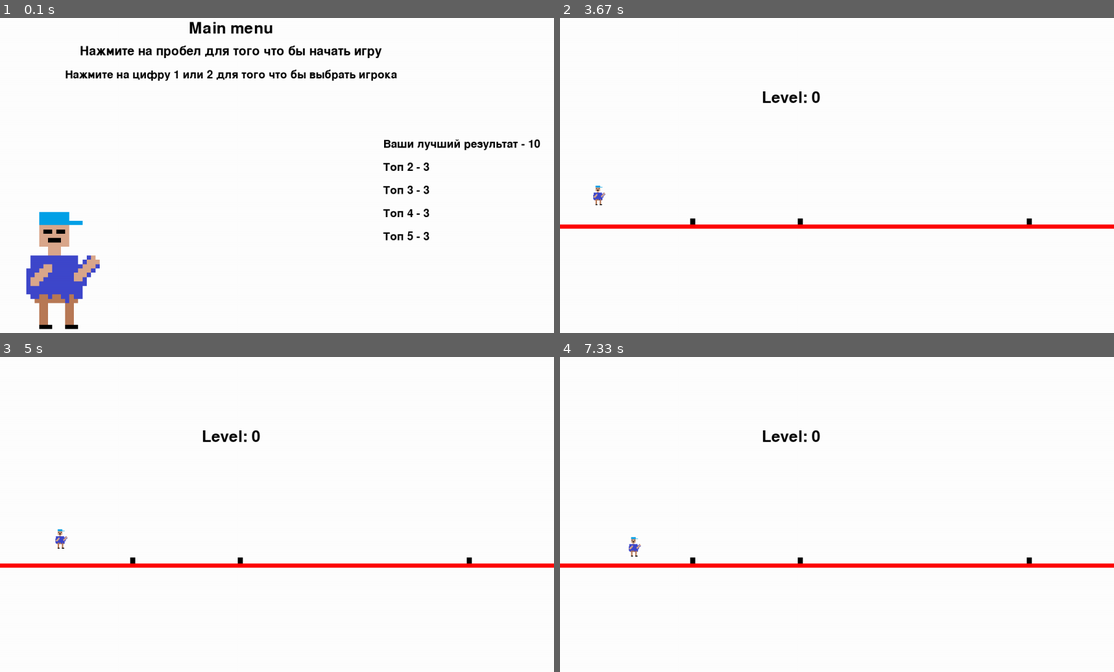
Above: before the commit, frames 1-4 (two rows, left to right).
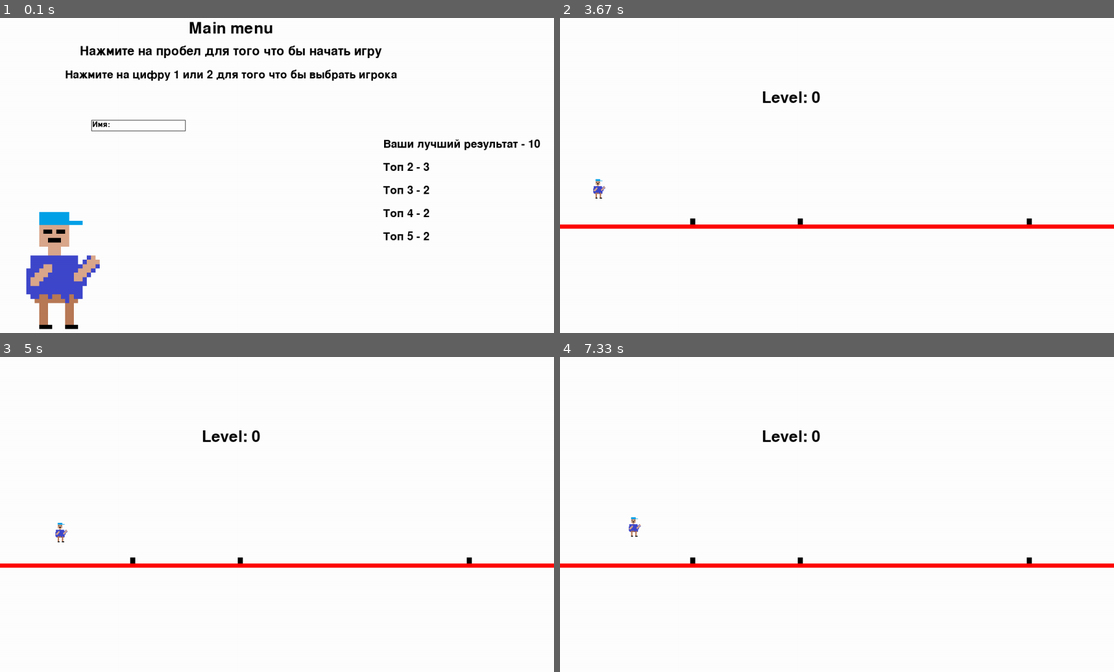
Above: after the commit, the same moments.

Repository: Alex5200/PygameJumpmen
Game: pygame game, started from main.py
The game is run twice, just before and just after one commit, with the same random seed, the same clock (stepped at 60 frames per second) and the same inputs.
Inputs:
- Up to frame 1 (0.1 s): no input
- Up to frame 2 (3.67 s): tap 1 at 0.33, 1.98, 3.48 s; tap Space at 0.67, 1.07, 1.37, 1.57, 1.9, 2.2, 2.4, 2.7, 2.97, 3.27, 3.4 s; hold D 1-1.47 s; tap 2 at 1.15, 2.48 s; hold W 1.5-1.8 s; hold D 1.83-2.3 s; hold A 2.33-2.87 s; hold A 2.9-3.3 s; hold W from 3.33 s (still down)
- Up to frame 3 (5 s): release W at 3.7 s; hold D 3.73-4.37 s; tap Space at 3.8, 4.1, 4.47, 4.77, 4.97 s; tap 2 at 3.88 s; hold A 4.4-4.87 s; hold D from 4.9 s (still down)
- Up to frame 4 (7.33 s): tap 1 at 5.05, 6.38 s; tap Space at 5.27, 5.47, 5.8, 6.1, 6.3, 6.6, 6.87, 7.17, 7.3 s; release D at 5.37 s; hold W 5.4-5.7 s; tap 2 at 5.55, 6.95 s; hold D 5.73-6.2 s; hold A 6.23-6.77 s; hold A 6.8-7.2 s; hold W from 7.23 s (still down)

The runs differ from the first frame. In frame 1, 0.2% of the frame differs, in the area x 16-78%, y 32-71%; in frame 2, 0.1%; in frame 3, 0.1%; in frame 4, 0.2%.

Commit message:
add save name sql

Diff:
--- a/WorkDatabase.py
+++ b/WorkDatabase.py
@@ -7,20 +7,20 @@
         with sqlite3.connect('./DataBase/scorePlayer.db') as db:
             self.Cursos = db.cursor()
             try:
-                self.Cursos.execute("CREATE TABLE players(id, time, score)")
+                self.Cursos.execute("CREATE TABLE players(id, time, score, name)")
             except:
                 print("err create dataBase")
 
-    def input_data(self, scores):
+    def input_data(self, scores, NAME):
         with sqlite3.connect('./DataBase/scorePlayer.db') as db:
             Cursos = db.cursor()
 
             result = time.localtime()
             value = [
-                (result.tm_min, scores)
+                (result.tm_min, scores, NAME)
             ]
             print(value)
-            Cursos.executemany("INSERT INTO players(time, score) VALUES(?, ?)", value)
+            Cursos.executemany("INSERT INTO players(time, score, name) VALUES(?, ?, ?)", value)
 
     def output_data(self):
         self.Cursos.execute(f"SELECT score FROM players")
@@ -29,3 +29,5 @@
         for el in fetchAll:
             arrFatching.append(int(el[0]))
         return sorted(arrFatching, reverse=True)
+
+db = Database()
--- /dev/null
+++ b/inputBox.py
@@ -0,0 +1,14 @@
+import pygame
+import pygame.font
+import pygame.draw
+
+class InputBox:
+
+    def display_box(screen, message):
+        font_object = pygame.font.Font(None, 24)
+        W = 200
+        H = 300
+        pygame.draw.rect(screen, (255, 255, 255),(W,H,200, 20), 0)
+        pygame.draw.rect(screen, (0, 0, 0),(W - 2,H - 2,204, 24), 1)
+        if len(message) != 0:
+            screen.blit(font_object.render(message, 1, (0, 0, 0)),(W,H))
--- a/main.py
+++ b/main.py
@@ -5,13 +5,13 @@
 from menu import Menu
 from textScore import Score
 from WorkDatabase import Database
+from inputBox import InputBox
 
 pygame.init()
 W = 1200
 H = 800
 screen = pygame.display.set_mode((W, H))
 pygame.display.set_caption("Jumpmen")
-
 
 def draw_line_obstacle(draw_random_obstacle1, draw_random_obstacle2, draw_random_obstacle3):
     pygame.draw.line(screen, (0, 0, 0),
@@ -35,6 +35,7 @@
 
 def run():
     db = Database()
+    input_box = InputBox
     scoregame = 0
     menus = Menu()
     random_obstacle_1 = random_object(100, 400)
@@ -44,16 +45,18 @@
     position_player = 0
     close_main_menu = False
     player_skin = "1"
+    text_input_box = ""
 
     def end_game(in_score_game):
-        db.input_data(in_score_game)
+        db.input_data(in_score_game, text_input_box)
 
     jump_player = 478
     jump_player_press = 420
     while True:
 
         # Передовать экран, текущю позицию, прыжок игрока, текущий скин
-        player = Player(screen, position_player, jump_player, player_skin)
+        player = Player(screen, int(position_player), jump_player, player_skin)
+
         # Отдельная переменная текущей позиции игрока
         player_coordinate_x = player.cordinateX()
 
@@ -85,21 +88,28 @@
         # Обработчик ивентов клавиатуры
         for event in pygame.event.get():
             if event.type == pygame.KEYDOWN:
-                if event.key == pygame.K_SPACE:
+                if event.key == pygame.K_SPACE and text_input_box != "":
                     close_main_menu = True
 
                 if not close_main_menu:
+
+                    if event.key == pygame.K_BACKSPACE:
+                        text_input_box = text_input_box[:-1]
+                    else:
+                        text_input_box += event.unicode
+
                     if event.key == pygame.K_1:
                         player_skin = "1"
                     if event.key == pygame.K_2:
                         player_skin = "2"
 
                 if close_main_menu:
-                    if event.key == pygame.K_d:
+
+                    if event.key == pygame.K_d or event.unicode == "в":
                         position_player += 20
-                    if event.key == pygame.K_a:
+                    if event.key == pygame.K_a or event.unicode == "ф":
                         position_player -= 20
-                    if event.key == pygame.K_w and jump_player == 478.25:
+                    if event.key == pygame.K_w or event.unicode == "ц" and jump_player == 478.25:
                         jump_player = jump_player_press
 
             if event.type == pygame.QUIT:
@@ -108,9 +118,10 @@
         # Обображение начального экрана
         if not close_main_menu:
             menus.output(screen)
+            input_box.display_box(screen, "Имя: " + text_input_box)
+
 
         if close_main_menu:
-
             score = Score(str(scoregame))
             score.output(screen)
             if scoregame > 0:
--- a/menu.py
+++ b/menu.py
@@ -20,9 +20,9 @@
         self.text3 = self.font3.render('Нажмите на цифру 1 или 2 для того что бы выбрать игрока', True, (0, 0, 0))
         self.text4 = self.font3.render('Ваши лучший результат - ' + str(self.maxScore[0]), True, (0, 0, 0))
         self.text5 = self.font3.render('Топ 2 - ' + str(self.maxScore[2]), True, (0, 0, 0))
-        self.text6 = self.font3.render('Топ 3 - ' + str(self.maxScore[2]), True, (0, 0, 0))
-        self.text7 = self.font3.render('Топ 4 - ' + str(self.maxScore[2]), True, (0, 0, 0))
-        self.text8 = self.font3.render('Топ 5 - ' + str(self.maxScore[2]), True, (0, 0, 0))
+        self.text6 = self.font3.render('Топ 3 - ' + str(self.maxScore[3]), True, (0, 0, 0))
+        self.text7 = self.font3.render('Топ 4 - ' + str(self.maxScore[4]), True, (0, 0, 0))
+        self.text8 = self.font3.render('Топ 5 - ' + str(self.maxScore[5]), True, (0, 0, 0))
 
         self.textRect1 = self.text1.get_rect()
         self.textRect2 = self.text2.get_rect()
Binary file changed: DataBase/scorePlayer.db
Not shown, changed: scorePlayer.db
